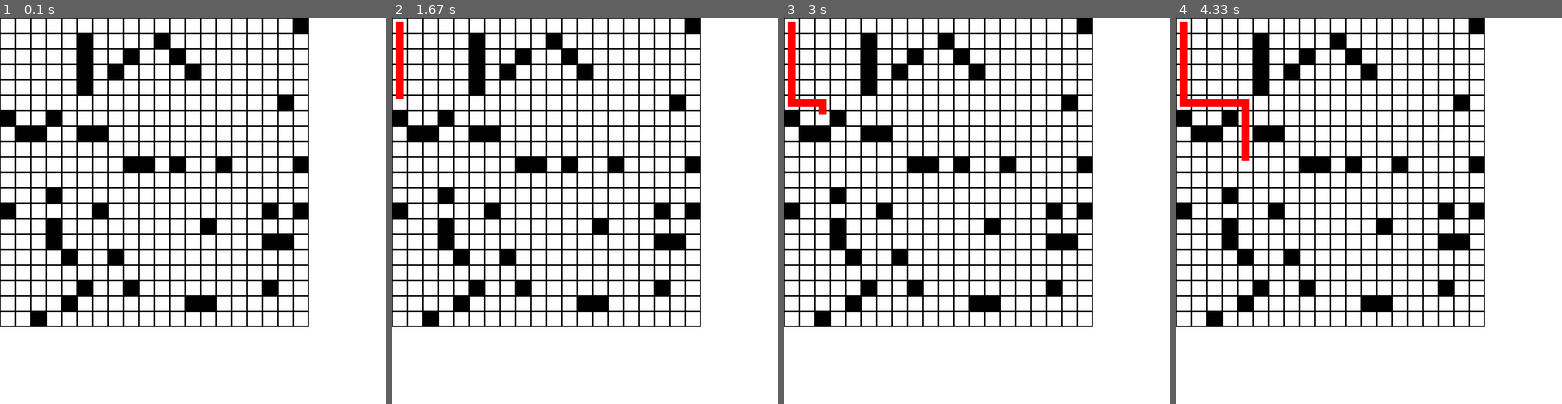
Above: before the commit, frames 1-4 (left to right).
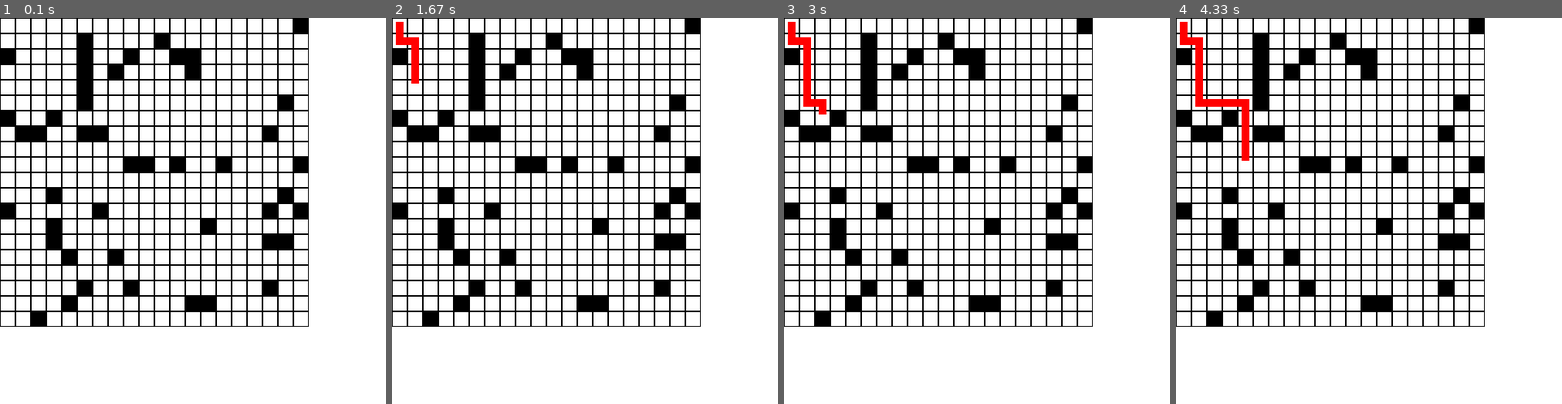
Above: after the commit, the same moments.

Repository: ishanarora04/pygame_rat_maze_backtract
Game: pygame game, started from ratmaze.py
Same seed, same stepped clock (60 frames per second), same inputs: the game is played once before the commit and once after it.
Inputs:
- Up to frame 1 (0.1 s): no input
- Up to frame 2 (1.67 s): no input
- Up to frame 3 (3 s): no input
- Up to frame 4 (4.33 s): no input

The runs differ from the first frame. In frame 1, 0.6% of the frame differs, in the area x 0-76%, y 8-48%; in frame 2, 1.1%; in frame 3, 1.3%, in the area x 0-76%, y 5-48%; in frame 4, 1.3%.

Commit message:
Updatd README.md

Diff:
--- a/ratmaze.py
+++ b/ratmaze.py
@@ -2,6 +2,10 @@
 import pygame
 
 pygame.init()
+pygame.font.init() # you have to call this at the start,
+
+myfont = pygame.font.SysFont('Comic Sans MS', 30)
+
 
 clock = pygame.time.Clock()
 
@@ -30,7 +34,7 @@
         for x in range(maze_length):
             row = []
             for y in range(maze_width):
-                row.append(random.choice([0, 1, 1, 1, 1, 1, 1, 1, 1, 1]))
+                row.append(random.choice([0, 1, 1, 1, 1, 1, 1 ,1 ,1]))
             self.maze.append(row)
 
     def is_inside_maze(self, elem):
@@ -64,6 +68,9 @@
 
         while self.running:
 
+            if self.maze[0][0] == 0 or self.maze[maze_length-1][maze_width-1] == 0:
+                self.maze_solved = False
+
             for event in pygame.event.get():
                 if event.type == pygame.QUIT:
                     self.running = False
Not shown, added: README.md
